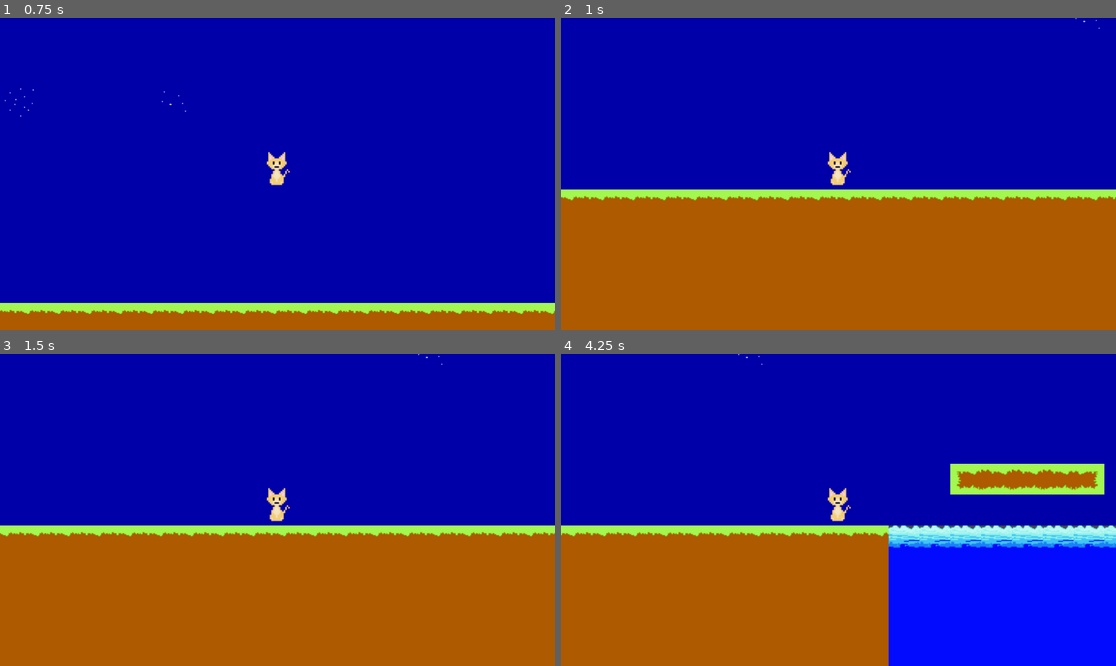
Above: before the commit, frames 1-4 (two rows, left to right).
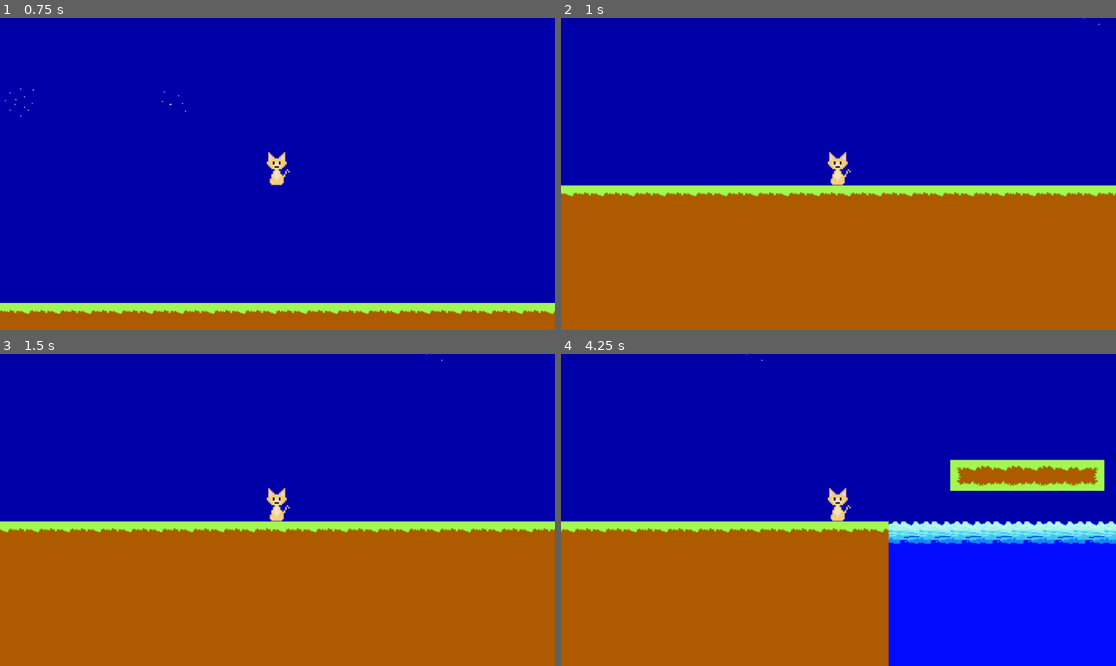
Above: after the commit, the same moments.

Repository: vincentchen18/cat-platformer
Game: Godot game, scene res://level.tscn
Two runs of this game, one before a commit and one after it. Both use one fixed random seed, a clock stepped at 60 frames per second and the inputs below.
Inputs (mouse positions are in pixels of both pictures, inside the frame that each line leads up to):
- Up to frame 1 (0.75 s): tap Enter (ui_accept) at 0.5 s; move the mouse to (399, 158) at 0.52 s; hold Right (ui_right) from 0.53 s (still down); tap Alt at 0.6 s; click (399, 158) at 0.67 s
- Up to frame 2 (1 s): keep holding Right (ui_right); tap Enter (ui_accept) at 0.77 s
- Up to frame 3 (1.5 s): keep holding Right (ui_right); move the mouse to (166, 525) at 1.27 s; tap Shift at 1.35 s
- Up to frame 4 (4.25 s): tap Enter (ui_accept) at 1.52, 3.02, 3.77 s; move the mouse to (894, 441) at 2.02 s; release Right (ui_right) at 2.03 s; hold Left (ui_left) 2.03-2.78 s; tap Alt at 2.1, 3.6 s; move the mouse to (810, 572) at 2.77 s; hold Right (ui_right) from 2.78 s (still down); tap Shift at 2.85 s; click (810, 572) at 2.92 s; move the mouse to (1005, 556) at 3.52 s

Frame 1 is identical in both runs. In frame 2, 3.0% of the frame differs, in the area x 0-100%, y 0-59%; in frame 3, 3.0%; in frame 4, 6.0%, in the area x 0-100%, y 0-63%.

Commit message:
fixing hitboxes :)

Diff:
--- a/level.tscn
+++ b/level.tscn
@@ -127,7 +127,7 @@
 sources/0 = SubResource("TileSetAtlasSource_vonw3")
 
 [sub_resource type="RectangleShape2D" id="RectangleShape2D_br8fx"]
-size = Vector2(32, 32)
+size = Vector2(32, 24)
 
 [node name="Level" type="Node2D" unique_id=238197747]
 position = Vector2(0, -1)
--- a/player.gd
+++ b/player.gd
@@ -3,7 +3,7 @@
 const SPEED = 200.0
 const JUMP_VELOCITY = -400.0
 const GRAVITY = 980.0
-const DEATH_Y = 450.0
+const DEATH_Y = 500.0
 
 var checkpoint_position = Vector2.ZERO
 
Binary file changed: basetileset.png
